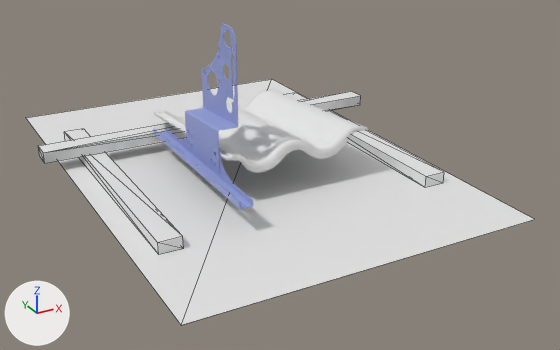
What one commit did to the glTF model Konsol_CWL.glb.
The view is the same before and after, from a camera (50 mm lens) standing at (-0.717, -1.486, 0.686) and looking at (0.041, -0.107, -0.003). Every picture has the same lights, and +X, +Y and +Z are marked at lower left. The picture after the commit comes second. Mesh edges are drawn as thin lines on the coarser meshes. Where no turn or scale is listed for an object, it has been applied to the vertices. Vertices at exactly the same position are counted once.

Before the edit, the objects in view are built like this:
```python
me_420073_1 = bpy.data.meshes.new('420073-1')
me_420073_1.from_pydata(...)  # 1876 vertices, 3812 faces; spans x -0.032..0.032, y -0.086..0.086, z -0.143..0.143
me_420073_1.materials.append(mat_defaultmaterial)
me_cube_011 = bpy.data.meshes.new('Cube.011')
me_cube_011.from_pydata(...)  # a box spanning x -0.418..0.418, y -0.024..0.024, z -0.013..0.013
me_plane = bpy.data.meshes.new('Plane')
me_plane.from_pydata([(-0.369, -0.54, 0.0), (0.369, -0.54, 0.0), (-0.369, 0.54, 0.0), (0.369, 0.54, 0.0)], [], [(0, 1, 3), (0, 3, 2)])
ob_420073_1 = bpy.data.objects.new('420073-1', me_420073_1)
ob_420073_1.location = (-0.103, -0.092, 0.208)
ob_läkt_36x48 = bpy.data.objects.new('Läkt 36x48', me_cube_011)
ob_läkt_36x48.location = (0.008, 0.169, 0.037)
ob_plane = bpy.data.objects.new('Plane', me_plane)
ob_plane.location = (0.0, 0.0, 0.0)
# also in view: 'Läkt 36x48.002' at (0.302, 0.002, 0.011); '410003-2.008' at (-0.146, -0.094, 0.085); 'takPanna betong' at (0.037, 0.001, 0.074); 'Läkt 36x48.001' at (-0.298, 0.002, 0.011)
```
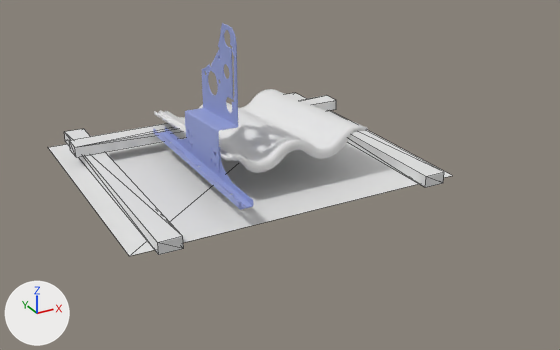
The change, as a diff of the scene's bpy script:
```diff
--- a/Konsol_CWL.glb.py
+++ b/Konsol_CWL.glb.py
@@ me_cube_011 @@
 # used by ob_läkt_36x48; location = (0.008, 0.169, 0.037)
-me_cube_011.from_pydata(...)  # 8 vertices, 12 faces; spans x -0.418..0.418, y -0.024..0.024, z -0.013..0.013
+me_cube_011.from_pydata(...)  # 8 vertices, 12 faces; spans x -0.348..0.341, y -0.024..0.024, z -0.013..0.013
+# me_cube_011 part 1: the whole mesh is scaled about its middle by (0.825, 1, 1), then moved by (-0.004, 0.0, 0.0)
@@ me_plane @@
 # used by ob_plane; location = (0.0, 0.0, 0.0)
-me_plane.from_pydata(...)  # 4 vertices, 2 faces; spans x -0.369..0.369, y -0.54..0.54, z 0.0
-me_plane.vertices[0].co = (-0.369, -0.54, 0.0)  # pixel (181, 325)
-me_plane.vertices[1].co = (0.369, -0.54, 0.0)  # pixel (534, 219)
-me_plane.vertices[2].co = (-0.369, 0.54, 0.0)  # pixel (25, 117)
-me_plane.vertices[3].co = (0.369, 0.54, 0.0)  # pixel (271, 79)
+me_plane.from_pydata(...)  # 4 vertices, 2 faces; spans x -0.369..0.369, y -0.298..0.298, z 0.0
+# me_plane part 2
+me_plane.vertices[0].co = (-0.369, -0.298, 0.0)  # pixel (129, 256)
+me_plane.vertices[1].co = (0.369, -0.298, 0.0)  # pixel (452, 175)
+me_plane.vertices[2].co = (-0.369, 0.298, 0.0)  # pixel (47, 147)
+me_plane.vertices[3].co = (0.369, 0.298, 0.0)
```

Changed parts and their boxes (x1, y1, x2, y2) in the pictures (560 x 350 px):
'Plane', reshaped (20% narrower, 40% shorter): before (26, 79, 534, 325); after (48, 110, 453, 256)
'Läkt 36x48', rescaled (17% narrower, 14% shorter): before (38, 91, 361, 163); after (69, 95, 336, 157)
